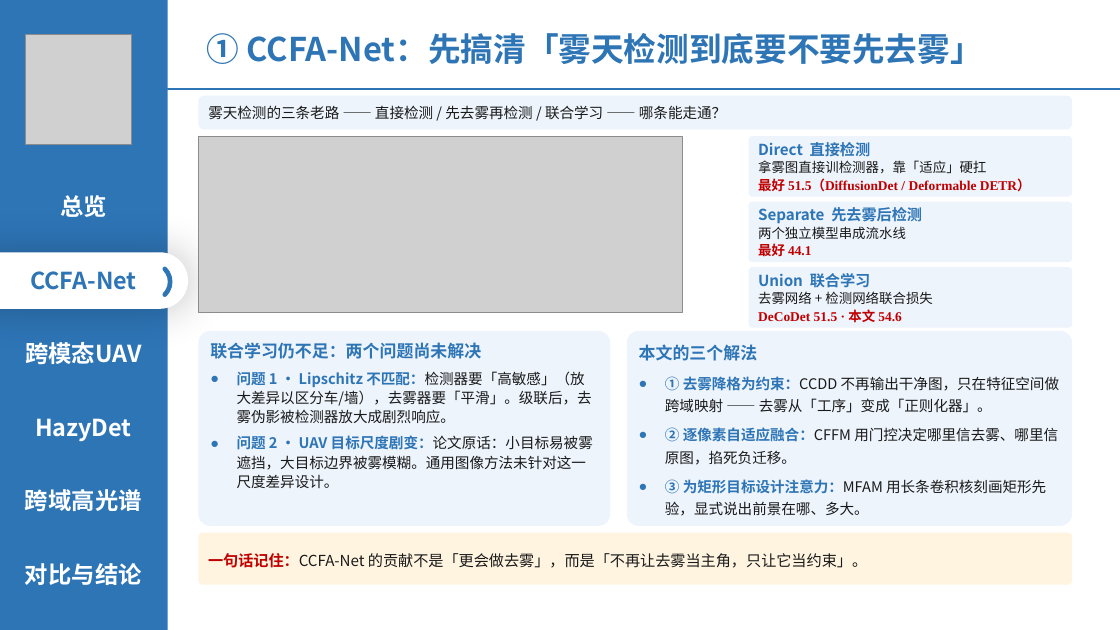
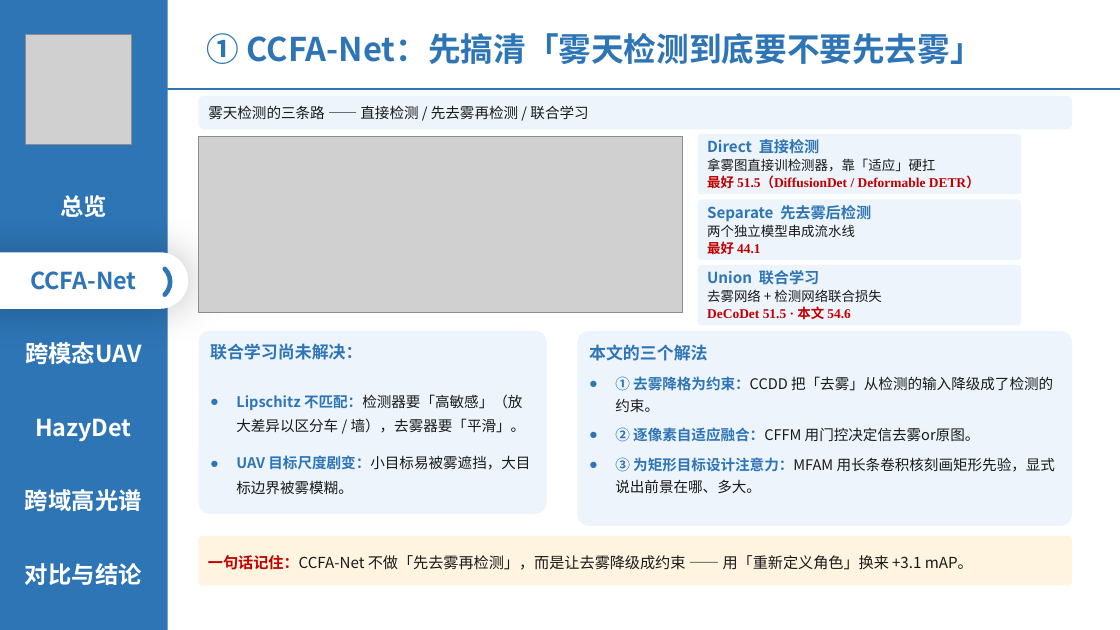
Before and after one commit to 139876/paper-notes, a slide deck: slide 5 of 论文精读/3-HazyDet精读/附件/四篇论文-组会汇报.pptx. Drawn at 1120x630 pixels with LibreOffice and Linux fonts; fonts in the diff are those of the drawing; grey boxes stand for pictures. Boxes give left, top, right and bottom in pixels: in the first picture for what was removed or moved away, otherwise in the second. Text is boxed around its words. In the diff, an @@ line names an element or a change of style, - is before the commit and + after.

```diff
--- a/论文精读/3-HazyDet精读/附件/四篇论文-组会汇报.pptx
+++ b/论文精读/3-HazyDet精读/附件/四篇论文-组会汇报.pptx
@@ text in rounded rectangle at (208, 105, 588, 120): text changed @@
-雾天检测的三条老路 —— 直接检测 / 先去雾再检测 / 联合学习 —— 哪条能走通？
+雾天检测的三条路 —— 直接检测 / 先去雾再检测 / 联合学习
@@ rounded rectangle "Direct 直接检测": place and size @@
-rounded rectangle "Direct 直接检测" at (749, 136, 1072, 197)
+rounded rectangle "Direct 直接检测" at (698, 134, 1022, 194)
@@ rounded rectangle "Separate 先去雾后检测": place and size @@
-rounded rectangle "Separate 先去雾后检测" at (749, 202, 1072, 262)
+rounded rectangle "Separate 先去雾后检测" at (698, 199, 1022, 260)
@@ rounded rectangle "Union 联合学习": place and size @@
-rounded rectangle "Union 联合学习" at (749, 267, 1072, 328)
+rounded rectangle "Union 联合学习" at (698, 265, 1022, 325)
@@ rounded rectangle "联合学习尚未解决：": place and size @@
-rounded rectangle "联合学习尚未解决：" at (198, 331, 610, 526)
+rounded rectangle "联合学习尚未解决：" at (198, 331, 546, 514)
@@ text in rounded rectangle at (210, 343, 530, 494): text changed @@
-联合学习仍不足：两个问题尚未解决
-● 问题 1 · Lipschitz 不匹配：检测器要「高敏感」（放大差异以区分车/墙），去雾器要「平滑」。级联后，去雾伪影被检测器放大成剧烈响应。
-● 问题 2 · UAV 目标尺度剧变：论文原话：小目标易被雾遮挡，大目标边界被雾模糊。通用图像方法未针对这一尺度差异设计。
+联合学习尚未解决：
+● Lipschitz 不匹配：检测器要「高敏感」（放大差异以区分车 / 墙），去雾器要「平滑」。
+● UAV 目标尺度剧变：小目标易被雾遮挡，大目标边界被雾模糊。
@@ rounded rectangle "本文的三个解法": place and size @@
-rounded rectangle "本文的三个解法" at (627, 331, 1072, 526)
+rounded rectangle "本文的三个解法" at (577, 331, 1072, 526)
@@ text in rounded rectangle at (615, 376, 1053, 442): text changed @@
-● ① 去雾降格为约束：CCDD 不再输出干净图，只在特征空间做跨域映射 —— 去雾从「工序」变成「正则化器」。
-● ② 逐像素自适应融合：CFFM 用门控决定哪里信去雾、哪里信原图，掐死负迁移。
+● ① 去雾降格为约束：CCDD 把「去雾」从检测的输入降级成了检测的约束。
+● ② 逐像素自适应融合：CFFM 用门控决定信去雾or原图。
@@ text in rounded rectangle at (208, 555, 973, 570): text changed @@
-一句话记住：CCFA-Net 的贡献不是「更会做去雾」，而是「不再让去雾当主角，只让它当约束」。
+一句话记住：CCFA-Net 不做「先去雾再检测」，而是让去雾降级成约束 —— 用「重新定义角色」换来 +3.1 mAP。
```
Also in this commit, not shown: 9 other slides changed.
